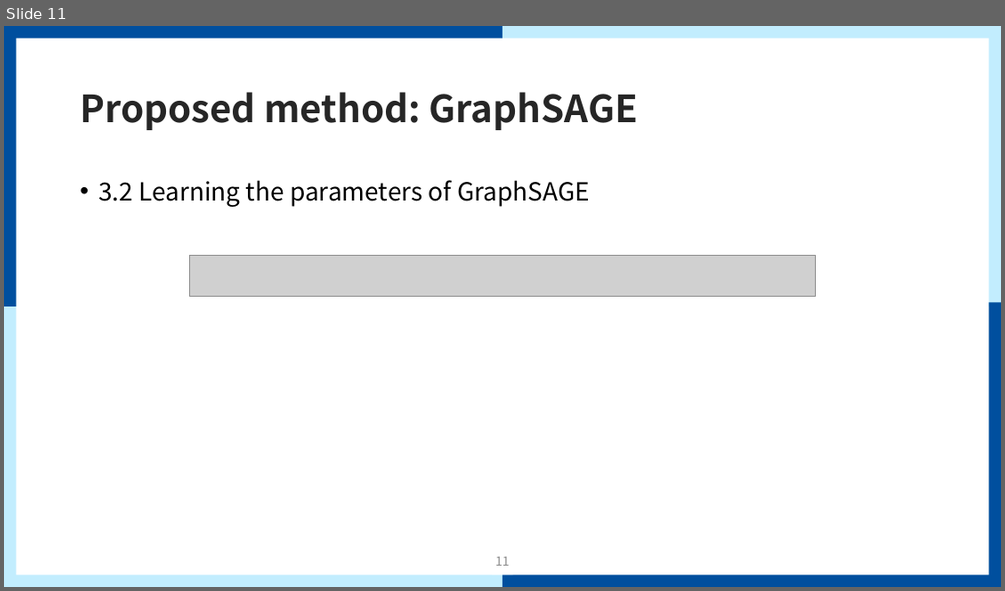
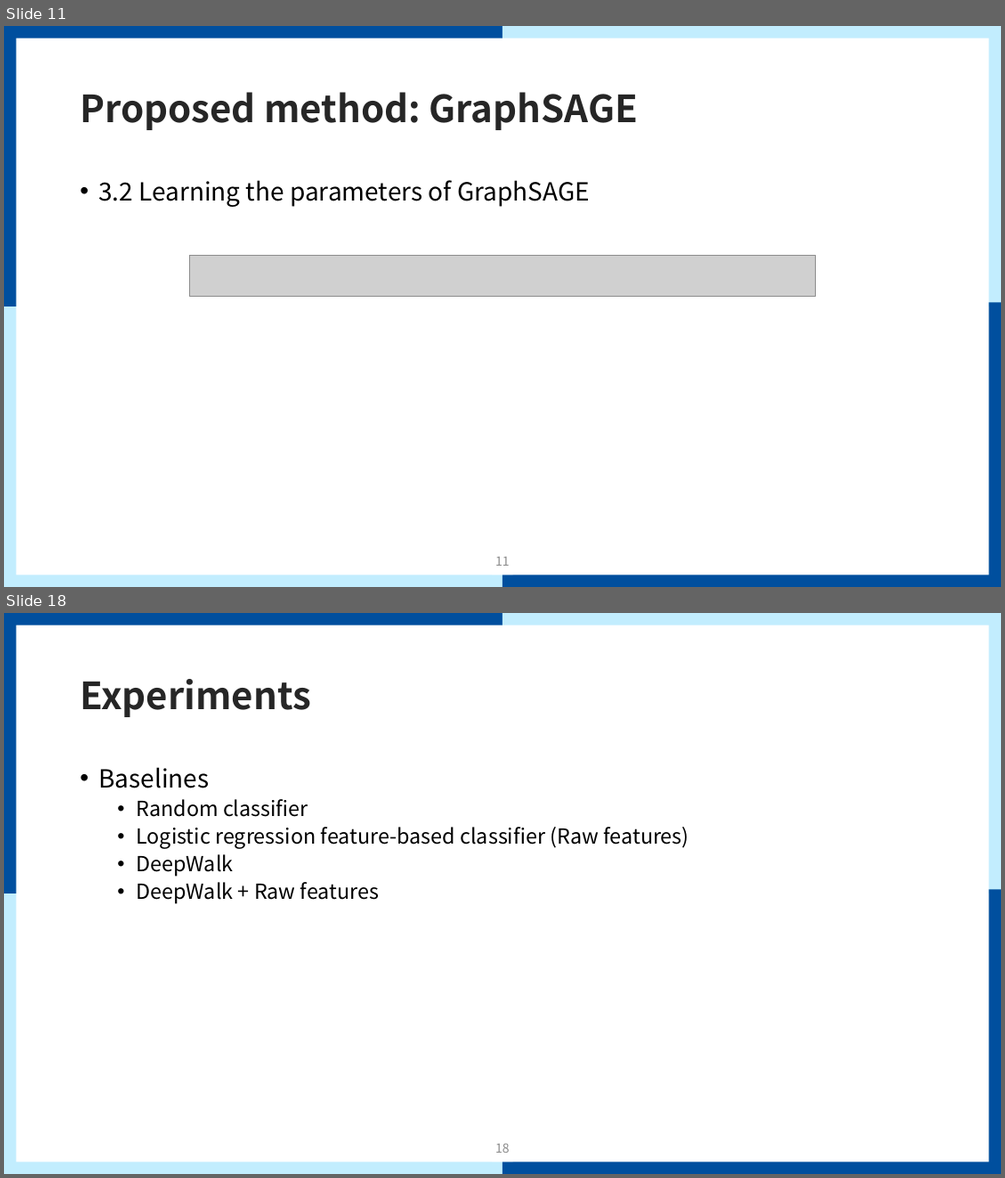
Before and after one commit to mmvv11/GraduateStudies, a slide deck: papers/review/GraphSAGE Review.pptx. Shown one above the other, each under a label of ours: slide 11 before the commit, slides 11 and 18 after it; the slides between them are not shown. The pictures are 1005x591 and 1005x1178 pixels, drawn with LibreOffice and Linux fonts; fonts in the diff are those of the drawing; grey boxes stand for pictures; background and template pictures are left out. Boxes give left, top, right and bottom in pixels: in the first picture for what was removed or moved away, otherwise in the second. Text is boxed around its words. In the diff, an @@ line names an element or a change of style, - is before the commit and + after.

```diff
--- a/papers/review/GraphSAGE Review.pptx
+++ b/papers/review/GraphSAGE Review.pptx
@@ slide 18 added at bbox=[4, 613, 1001, 1174], background #FFFFFF; not listed: 9 template elements that a slide beside it also shows @@
@@ title added at bbox=[80, 679, 311, 717], 36 pt, text #262626, bold @@
+Experiments
@@ text added at bbox=[98, 767, 688, 904], 20 pt, text #000000 @@
+• Baselines
+  • Random classifier
+  • Logistic regression feature-based classifier (Raw features)
+  • DeepWalk
+  • DeepWalk + Raw features
@@ page number added at bbox=[495, 1143, 510, 1152], 12 pt, text #8C8C8C @@
+18
```
Also in this commit, not shown: 2 slides changed, 12 other slides added.
